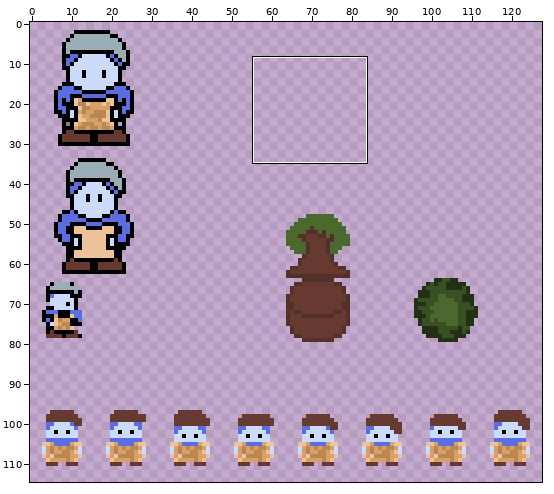
Two states of a pixel-art file, development/Ideas.aseprite. Above: a wide view before the commit, with the close-up outlined.
Close-up. Earlier state:
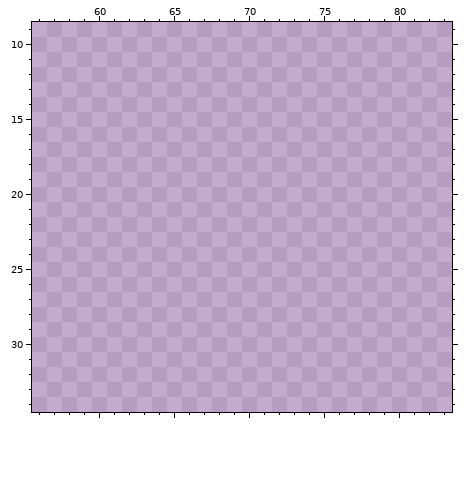
128x128 pixels, 1 frame. Shown: x 56..83, y 9..34. The wide view leaves out empty margins.
Palette (. is transparent): 
Once edited:
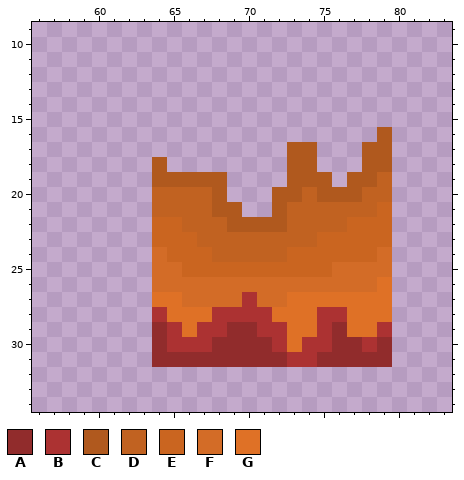
Colours new in this view: A #912c2c  B #ac3232  C #b0591e  D #c16221  E #ca6520  F #d36c27  G #df7126
Difference:
{"y":16,"x":79,"old":".","new":"C"}
{"y":17,"x":73,"old":"..","new":"CC"}
{"y":17,"x":78,"old":"..","new":"CC"}
{"y":18,"x":64,"old":".","new":"C"}
{"y":18,"x":73,"old":"..","new":"CC"}
{"y":18,"x":78,"old":"..","new":"CC"}
{"y":19,"x":64,"old":".....","new":"CCCCC"}
{"y":19,"x":73,"old":"...","new":"CCC"}
{"y":19,"x":77,"old":"...","new":"CCD"}
{"y":20,"x":64,"old":".....","new":"DDDDC"}
{"y":20,"x":72,"old":"........","new":"CCDCCCDD"}
{"y":21,"x":64,"old":"......","new":"DDDDCC"}
{"y":21,"x":72,"old":"........","new":"CDDDDDDE"}
{"y":22,"x":64,"old":"................","new":"EEDDDCCCCDDDDEEE"}
{"y":23,"x":64,"old":"................","new":"EEEDDDDDDDDEEEEE"}
{"y":24,"x":64,"old":"................","new":"FEEEDDDDDEEEEEEF"}
{"y":25,"x":64,"old":"................","new":"FFEEEEEEEEEEFFFF"}
{"y":26,"x":64,"old":"................","new":"FFFFFFFFFFFFFFFG"}
{"y":27,"x":64,"old":"................","new":"GGFFFFBFFGGGGGGG"}
{"y":28,"x":64,"old":"................","new":"BGGGBBBBGGGBBGGG"}
{"y":29,"x":64,"old":"................","new":"ABGBBAABBGGBAGGB"}
{"y":30,"x":64,"old":"................","new":"ABBBAAAABGBBAABA"}
{"y":31,"x":64,"old":"................","new":"AAAAAAAAABBAAAAA"}
{"label":"added","picture_box":[152,127,392,367]}
